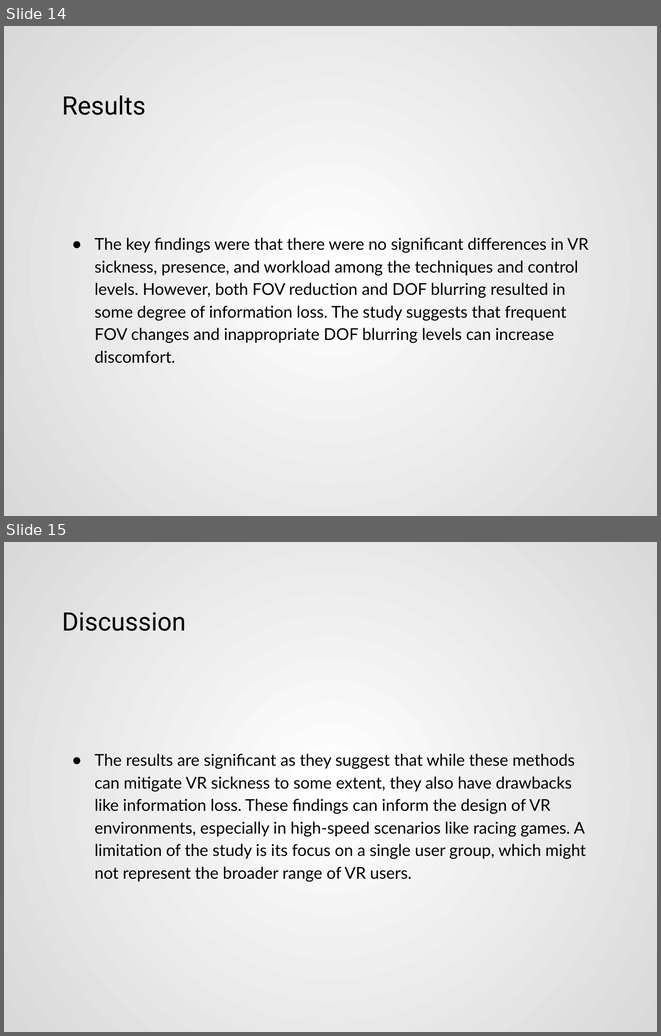
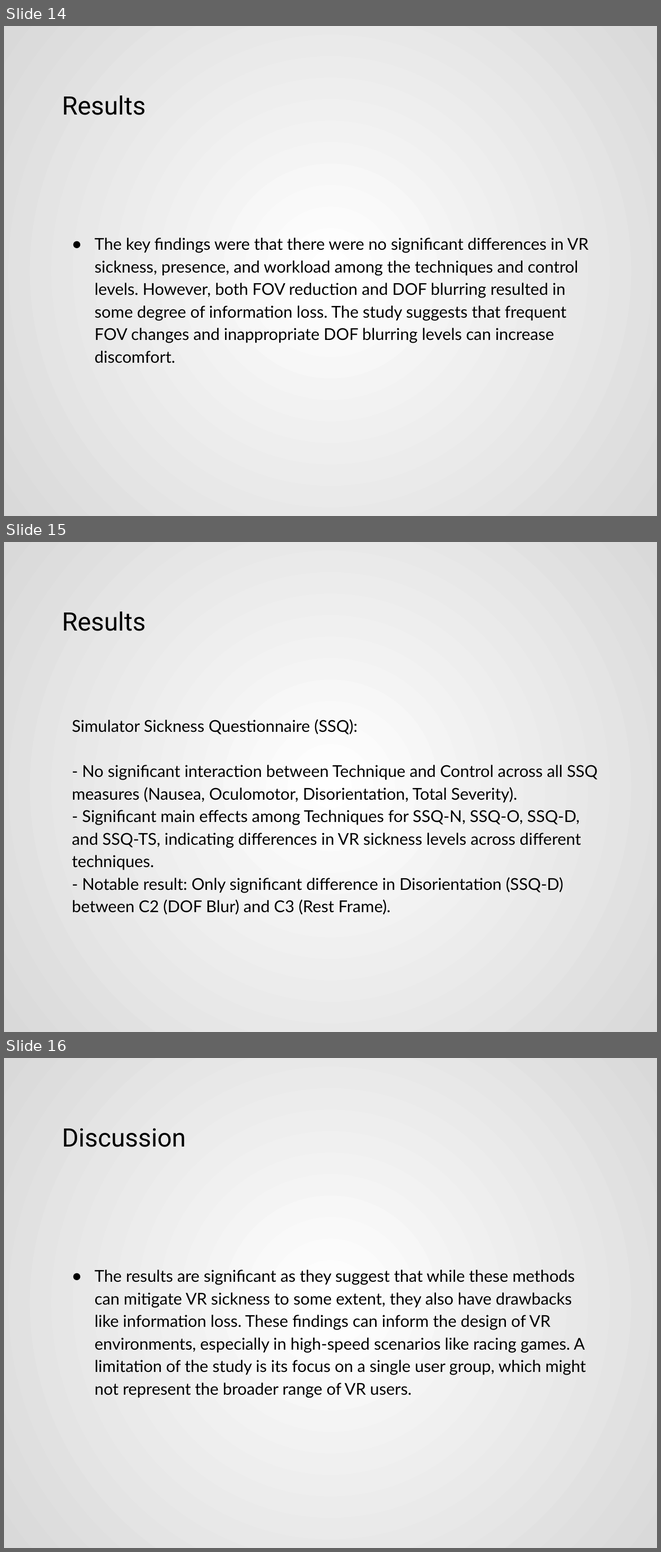
Before and after one commit to Akash3121/3D, a slide deck: Paper-Presentation/Akash - VR_Sickness_Mitigation_Methods_Presentation.pptx. Shown one above the other, each under a label of ours: slides 14 and 15 before the commit, slides 14, 15 and 16 after it. The pictures are 661x1036 and 661x1552 pixels, drawn with LibreOffice and Linux fonts; fonts in the diff are those of the drawing. Boxes give left, top, right and bottom in pixels: in the first picture for what was removed or moved away, otherwise in the second. Text is boxed around its words. In the diff, an @@ line names an element or a change of style, - is before the commit and + after.

```diff
--- a/Paper-Presentation/Akash - VR_Sickness_Mitigation_Methods_Presentation.pptx
+++ b/Paper-Presentation/Akash - VR_Sickness_Mitigation_Methods_Presentation.pptx
@@ slide 15 added at [4,542,657,1032], background gradient #FFFFFF to #D9D9D9 @@
@@ title added at [62,611,146,631], 28 pt, text #000000 @@
+Results
@@ text added at [72,719,598,915], 18 pt, text #000000 @@
+Simulator Sickness Questionnaire (SSQ):
+- No significant interaction between Technique and Control across all SSQ measures (Nausea, Oculomotor, Disorientation, Total Severity).
+- Significant main effects among Techniques for SSQ-N, SSQ-O, SSQ-D, and SSQ-TS, indicating differences in VR sickness levels across different techniques.
+- Notable result: Only significant difference in Disorientation (SSQ-D) between C2 (DOF Blur) and C3 (Rest Frame).
@@ what was slide 15 is now slide 16 @@
```
Also in this commit, not shown: 1 slide changed.
